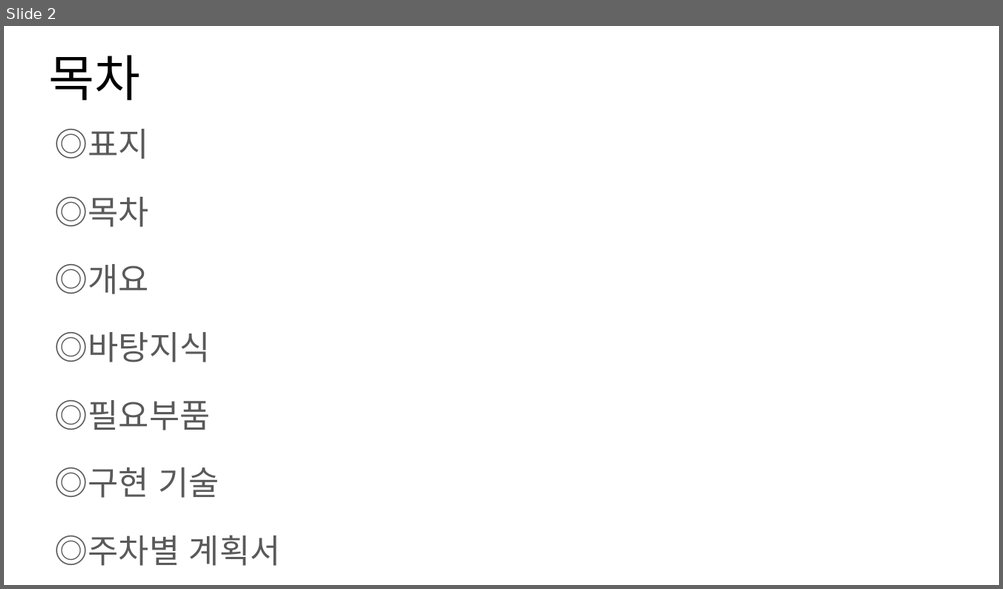
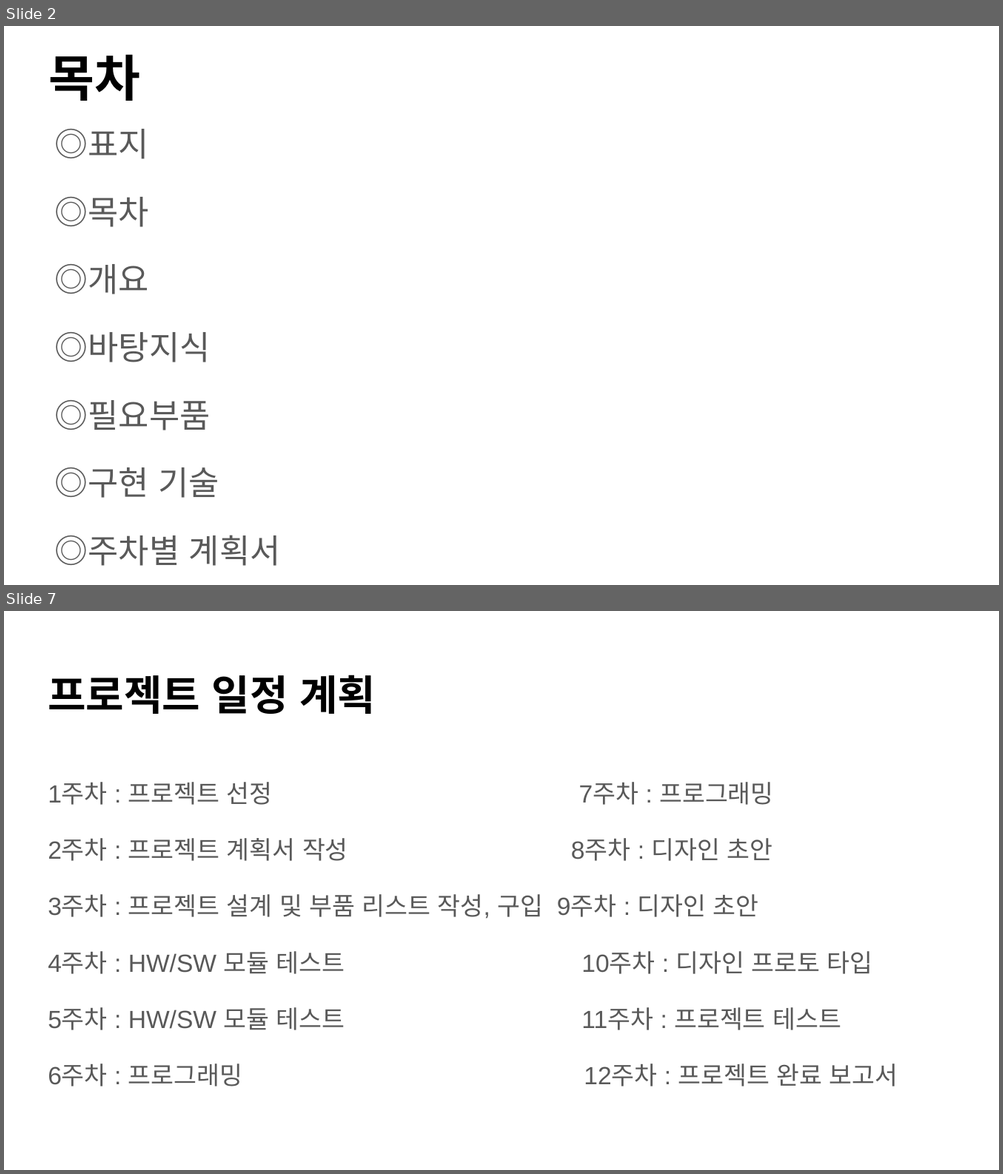
Before and after one commit to superpeter1231004/TEdI_ArduinoPiano, a slide deck: report/2017_Iot_A_LSY_01_프로젝트계획서_V01.pptx. Shown one above the other, each under a label of ours: slide 2 before the commit, slides 2 and 7 after it; the slides between them are not shown. The pictures are 1003x589 and 1003x1174 pixels, drawn with LibreOffice and Linux fonts; fonts in the diff are those of the drawing. Boxes give left, top, right and bottom in pixels: in the first picture for what was removed or moved away, otherwise in the second. Text is boxed around its words. In the diff, an @@ line names an element or a change of style, - is before the commit and + after.

```diff
--- a/report/2017_Iot_A_LSY_01_프로젝트계획서_V01.pptx
+++ b/report/2017_Iot_A_LSY_01_프로젝트계획서_V01.pptx
@@ slide 7 added at (x1=4, y1=611, x2=999, y2=1170), background #FFFFFF @@
@@ title added at (x1=48, y1=675, x2=375, y2=714), 30 pt, text #000000, bold @@
+프로젝트 일정 계획
@@ text added at (x1=48, y1=782, x2=898, y2=1087), 18 pt, text #595959 @@
+1주차 : 프로젝트 선정 7주차 : 프로그래밍
+2주차 : 프로젝트 계획서 작성 8주차 : 디자인 초안
+3주차 : 프로젝트 설계 및 부품 리스트 작성, 구입 9주차 : 디자인 초안
+4주차 : HW/SW 모듈 테스트 10주차 : 디자인 프로토 타입
+5주차 : HW/SW 모듈 테스트 11주차 : 프로젝트 테스트
+6주차 : 프로그래밍 12주차 : 프로젝트 완료 보고서
@@ slide 2 changed as well @@
@@ title "목차" at (x1=49, y1=54, x2=141, y2=101): bold on @@
```
Also in this commit, not shown: 1 other slide changed, 4 other slides added.
